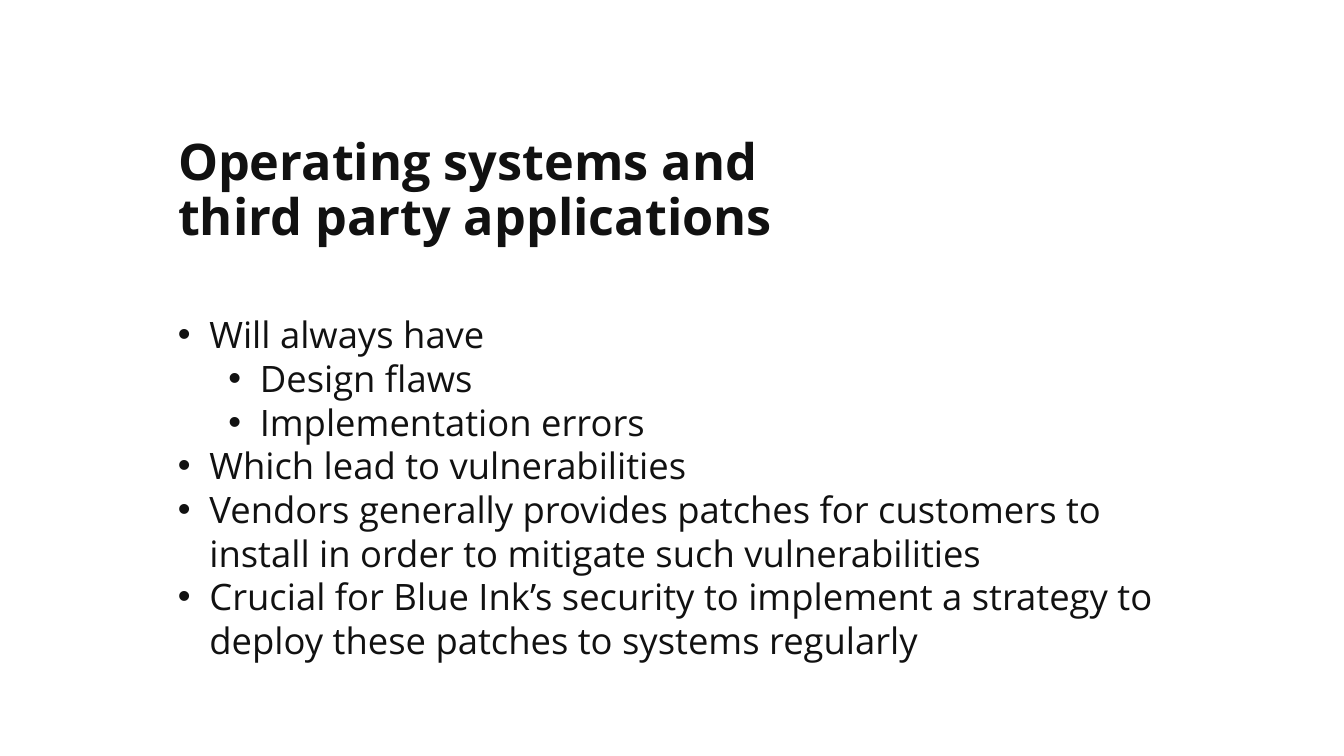
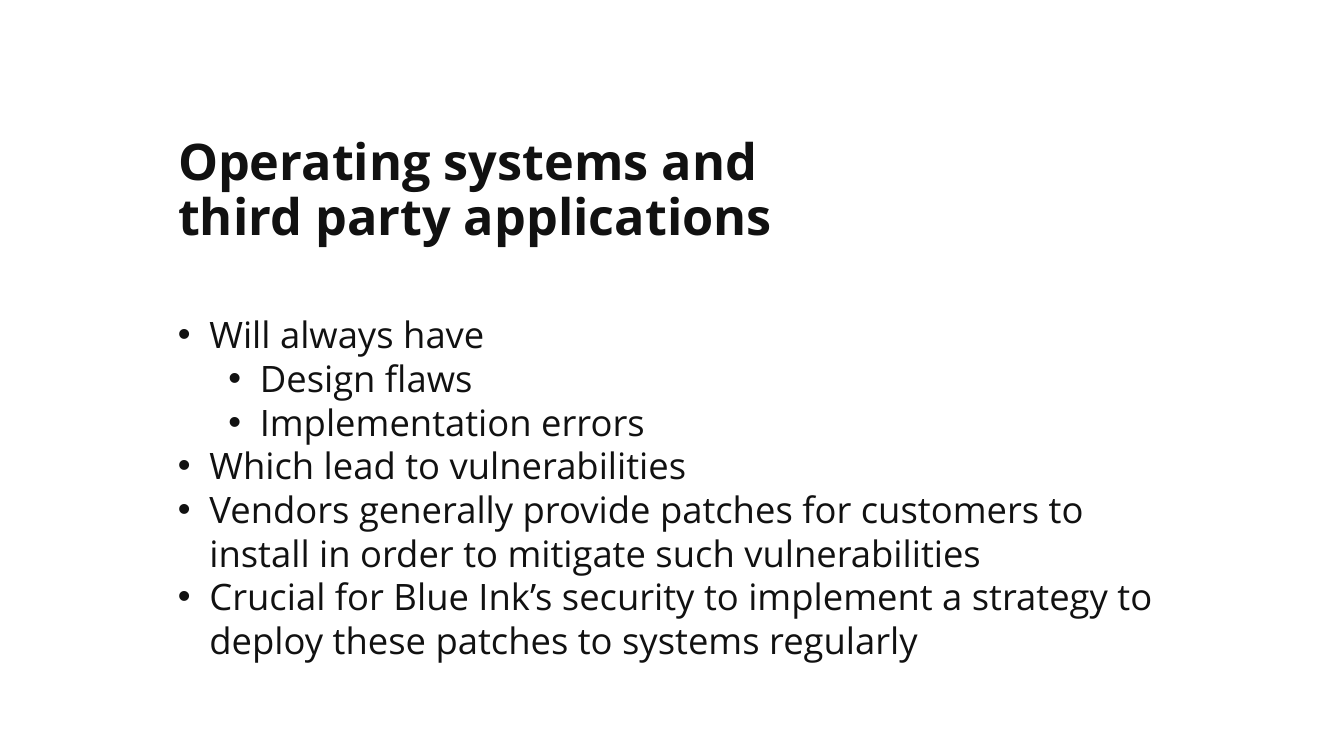
Before and after one commit to martymcflywa/ecu, a slide deck: slide 6 of year_1/sem_2/CSI1101_computer_security/0b_assignment_2_[22MAY15_0900]/dev/CSI1101_PONCE_A2_v02.pptx. Drawn at 1344x756 pixels with LibreOffice and Linux fonts; fonts in the diff are those of the drawing. Boxes give left, top, right and bottom in pixels: in the first picture for what was removed or moved away, otherwise in the second. Text is boxed around its words. In the diff, an @@ line names an element or a change of style, - is before the commit and + after.

```diff
--- a/year_1/sem_2/CSI1101_computer_security/0b_assignment_2_[22MAY15_0900]/dev/CSI1101_PONCE_A2_v02.pptx
+++ b/year_1/sem_2/CSI1101_computer_security/0b_assignment_2_[22MAY15_0900]/dev/CSI1101_PONCE_A2_v02.pptx
@@ text at <box>209,495,1084,576</box>: text changed @@
-• Vendors generally provides patches for customers to install in order to mitigate such vulnerabilities
+• Vendors generally provide patches for customers to install in order to mitigate such vulnerabilities
```
Also in this commit, not shown: 8 other slides changed, 1 other file.
